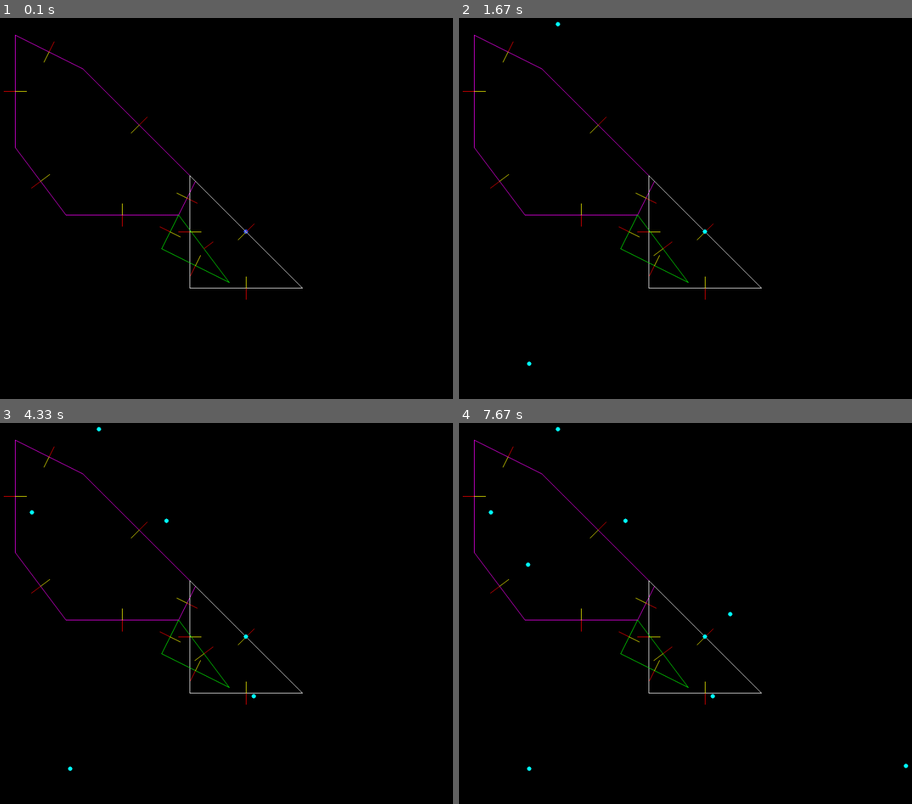
Above: before the commit, frames 1-4 (two rows, left to right).
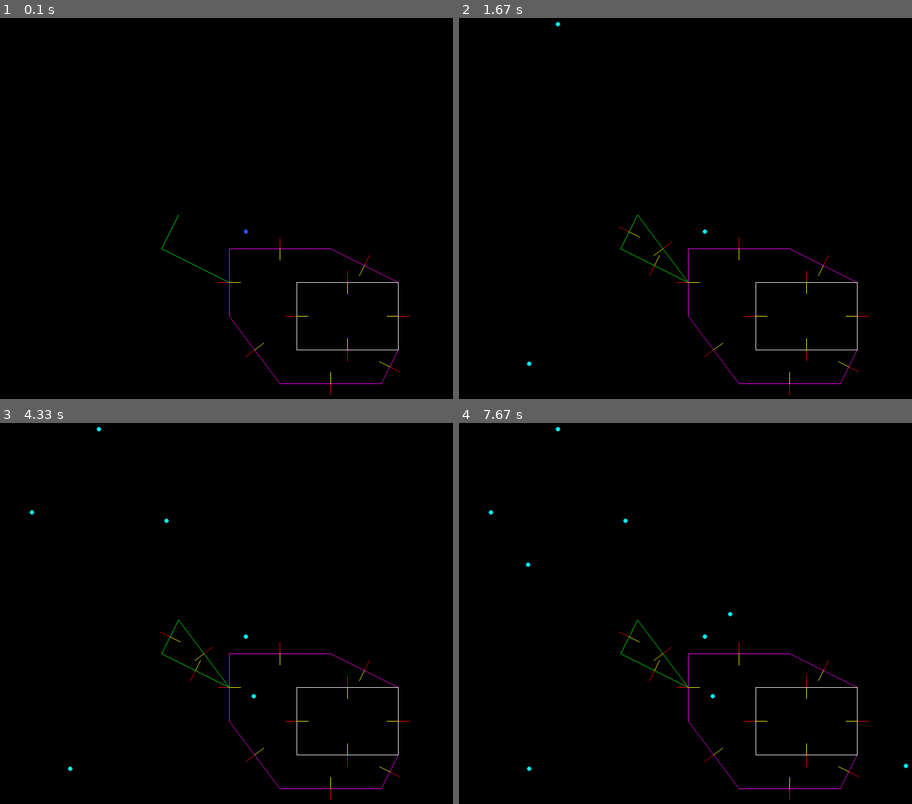
Above: after the commit, the same moments.

Repository: DoYouEvenStackSmash/planning-algorithms-exercises
Game: pygame game, started from src/ch4/c_space_planning_project/primitive_sketch.py
The game is run twice, just before and just after one commit, with the same random seed, the same clock (stepped at 60 frames per second) and the same inputs.
Inputs (mouse positions are in pixels of both pictures, inside the frame that each line leads up to):
- Up to frame 1 (0.1 s): no input
- Up to frame 2 (1.67 s): click (703, 231) at 0.38 s; click (526, 364) at 0.78 s; click (558, 21) at 1.27 s; move the mouse to (712, 292) at 1.63 s
- Up to frame 3 (4.33 s): click (253, 697) at 1.97 s; move the mouse to (167, 522) at 2.43 s; click (167, 522) at 2.82 s; move the mouse to (31, 510) at 3.33 s; click (31, 510) at 3.77 s
- Up to frame 4 (7.67 s): move the mouse to (526, 563) at 4.33 s; click (526, 563) at 4.8 s; move the mouse to (730, 613) at 5.4 s; click (730, 613) at 5.88 s; move the mouse to (907, 765) at 6.5 s; click (907, 765) at 7 s; move the mouse to (581, 533) at 7.63 s

The runs differ from the first frame. In frame 1, 1.1% of the frame differs, in the area x 0-91%, y 4-100%; in frame 2, 1.0%; in frame 3, 1.0%; in frame 4, 1.0%.

Commit message:
breaking apart primitive_sketch.py, created render file, added construction to half_plane, added polygon stuff to polygon_support

Diff:
--- a/src/ch4/c_space_planning_project/half_plane.py
+++ b/src/ch4/c_space_planning_project/half_plane.py
@@ -92,3 +92,23 @@
         f = 1
 
     return f
+
+
+def create_edge(world_origin, ray_origin, ray_target):
+  # x0,y0 = world_origin.get_point()
+
+  x1,y1 = ray_origin.get_point()
+  x2,y2 = ray_target.get_point()
+  # placeholder for global origin
+  # y2 + (y0 - y1) - y0 = y2 - y1
+  # x2 + (x0 - x1) - x0 = x2 - x1
+
+  rad_theta = np.arctan2(y2 - y1, x2 - x1)
+
+  dist = np.sqrt(np.square(x2 - x1) + np.square(y2 - y1))
+  return Line(Point(x1,y1),dist, rad_theta)
+
+def get_single_edge(o, pt1, pt2):
+  l = create_edge(o,pt1,pt2)
+  hp = HalfPlane(l)
+  return hp
--- a/src/ch4/c_space_planning_project/polygon_support.py
+++ b/src/ch4/c_space_planning_project/polygon_support.py
@@ -125,3 +125,18 @@
       edgelist.append(hold)
       hold = hold.m_next
     return edgelist
+
+def points_to_polygon(origin, point_list):
+  o = Point(origin[0], origin[1])
+  edge_list = []
+  for i in range(1,len(point_list)):
+    h = get_single_edge(o,point_list[i - 1], point_list[i])
+    edge_list.append(Edge(h))
+  h = get_single_edge(o,point_list[-1], point_list[0])
+  edge_list.append(Edge(h))
+  for i in range(1,len(edge_list)):
+    edge_list[i - 1].m_next = edge_list[i]
+  edge_list[-1].m_next = edge_list[0]
+  p = Polygon()
+  p.half_planes_head = edge_list[0]
+  return p
--- a/src/ch4/c_space_planning_project/primitive_sketch.py
+++ b/src/ch4/c_space_planning_project/primitive_sketch.py
@@ -25,9 +25,10 @@
 import numpy as np
 import sys
 import time
-from coord_conv import create_edge
+# from coord_conv import create_edge
 from half_plane import *
 from polygon_support import *
+from render_support import *
 
 
 colors = {
@@ -44,28 +45,28 @@
 def create_display(width, height):
   return pygame.display.set_mode((width, height))
 
-def draw_polygon(screen, point_set, color = (0,0,0)):
-  pygame.draw.polygon(screen, color, point_set, width = 1)
-  pygame.display.update()
-
-def draw_dot(screen, point, color = (0,0,0)):
-  pygame.draw.circle(screen, color, point, 4 , 4)
-  pygame.display.update()
-
-def draw_line(screen, point_set, color = (0,0,0)):
-  s,e = point_set
-  pygame.draw.aaline(screen, color, s, e)
-  pygame.display.update()
-
-def frame_draw_line(screen, point_set, color = (0,0,0)):
-  s,e = point_set
-  pygame.draw.aaline(screen, color, s, e)
-
-
-def get_single_edge(o, pt1, pt2):
-  l = create_edge(o,pt1,pt2)
-  hp = HalfPlane(l)
-  return hp
+# def draw_polygon(screen, point_set, color = (0,0,0)):
+#   pygame.draw.polygon(screen, color, point_set, width = 1)
+#   pygame.display.update()
+
+# def draw_dot(screen, point, color = (0,0,0)):
+#   pygame.draw.circle(screen, color, point, 4 , 4)
+#   pygame.display.update()
+
+# def draw_line(screen, point_set, color = (0,0,0)):
+#   s,e = point_set
+#   pygame.draw.aaline(screen, color, s, e)
+#   pygame.display.update()
+
+# def frame_draw_line(screen, point_set, color = (0,0,0)):
+#   s,e = point_set
+#   pygame.draw.aaline(screen, color, s, e)
+
+
+# def get_single_edge(o, pt1, pt2):
+#   l = create_edge(o,pt1,pt2)
+#   hp = HalfPlane(l)
+#   return hp
 
 
 def test_single_down_left_edge(w = 0, h = 0):
@@ -175,20 +176,20 @@
   p.half_planes_head = e1
   return p
 
-def points_to_polygon(origin, point_list):
-  o = Point(origin[0], origin[1])
-  edge_list = []
-  for i in range(1,len(point_list)):
-    h = get_single_edge(o,point_list[i - 1], point_list[i])
-    edge_list.append(Edge(h))
-  h = get_single_edge(o,point_list[-1], point_list[0])
-  edge_list.append(Edge(h))
-  for i in range(1,len(edge_list)):
-    edge_list[i - 1].m_next = edge_list[i]
-  edge_list[-1].m_next = edge_list[0]
-  p = Polygon()
-  p.half_planes_head = edge_list[0]
-  return p
+# def points_to_polygon(origin, point_list):
+#   o = Point(origin[0], origin[1])
+#   edge_list = []
+#   for i in range(1,len(point_list)):
+#     h = get_single_edge(o,point_list[i - 1], point_list[i])
+#     edge_list.append(Edge(h))
+#   h = get_single_edge(o,point_list[-1], point_list[0])
+#   edge_list.append(Edge(h))
+#   for i in range(1,len(edge_list)):
+#     edge_list[i - 1].m_next = edge_list[i]
+#   edge_list[-1].m_next = edge_list[0]
+#   p = Polygon()
+#   p.half_planes_head = edge_list[0]
+#   return p
 
 def display_in_vectors(screen, polygon = None):
   x = polygon.get_in_vec_segments()
@@ -391,66 +392,9 @@
   lshift = 1
   ctrl = 64
 
-  # origin = [w/2,h/2]
-  # o = Point(origin[0], origin[1])
   screen = create_display(w,h)
-  # hp = test_single_up_left_edge(w,h)
-
-  # x1 -> x2
-  # hp = test_single_right_cross_edge(w,h)
-  # hp = test_single_down_left_edge(w,h)
-  # p = test_right_triangle_polygon(w,h)
-  # triangle_robot(screen)
-  triangle_obstacle(screen)
-  # draw_dot(screen, (500,500), colors["indigo"])
-  # p = test_offset_triangle_polygon(w,h)
-  # rectangle_p = test_rectangular_polygon(w,h)
-  # offset_triangle_p = test_offset_triangle_polygon(w,h)
-  # edge_list = []
-  # # obs_el = rectangle_p.get_edge_list()
-  # # rob_el = offset_triangle_p.get_edge_list()
-  # add_robot_vectors(offset_triangle_p, edge_list)
-  # add_obstacle_vectors(rectangle_p, edge_list)
-  # print(len(edge_list))
-  # # sel = tuples (Edge, radian key)
-  # sorted_edge_tuple_list = sort_edge_vectors(edge_list)
-  # e,r = sorted_edge_tuple_list[0]
-  # print(f"first_edge\t{r.get_rad_angle()}")
-  # x1,y1 = e.H.line.get_endpoint()
-  # first_point = Point(x1,y1)
-  # print(f"first point\t{first_point.get_point()}")
-  # point_list = [first_point]
-  # c = 1
-  # for i,j in sorted_edge_tuple_list[1:]:
-  #   edge_object = i
-  #   norm_v = j
-  #   rad_angle = solve_cross_angle(norm_v.get_rad_angle())
-
-  #   print(norm_v.get_rad_angle())
-  #   length = i.H.line.get_length()
-  #   # print(length)
-  #   # print(rad_angle * 180 / np.pi)
-  #   point_list.append(compute_end_point(point_list[-1].get_point(),length, rad_angle))
-  #   print(f"pt {c}:\t{point_list[-1].get_point()}")
-  #   c+=1
-  #   # point_list.append(compute_end_point(point_list[-1].get_point(),length, rad_angle))
-
-  # c_obs = points_to_polygon((500,500),point_list)
-  # display_polygon_attr(screen,c_obs,colors["magenta"])
-  # display_polygon_attr(screen, rectangle_p, colors["white"])
-  # display_polygon_attr(screen, offset_triangle_p, colors["green"])
-    # print(conv_func(j.get_rad_angle()))
-
-    # print(i.H.line.get_length())
-    # draw_line(screen, i.H.line.get_segment(),colors["white"])
-    # time.sleep(1)
-
-  # display_polygon_attr(screen, rectangle_p)
-  # display_polygon_attr(screen, offset_triangle_p, colors["green"])
-  # display_polygon_edges(screen, p)
-  # display_out_vectors(screen, p)
-  # display_in_vectors(screen, p)
-  # polygon_pygame_loop(screen, offset_triangle_p)
+
+  triangle_robot(screen)
 
 
 main()
--- /dev/null
+++ b/src/ch4/c_space_planning_project/render_support.py
@@ -0,0 +1,21 @@
+#!/usr/bin/python3
+
+import pygame
+
+# class DrawingFunctions:
+def draw_polygon(screen, point_set, color = (0,0,0)):
+  pygame.draw.polygon(screen, color, point_set, width = 1)
+  pygame.display.update()
+
+def draw_dot(screen, point, color = (0,0,0)):
+  pygame.draw.circle(screen, color, point, 4 , 4)
+  pygame.display.update()
+
+def draw_line(screen, point_set, color = (0,0,0)):
+  s,e = point_set
+  pygame.draw.aaline(screen, color, s, e)
+  pygame.display.update()
+
+def frame_draw_line(screen, point_set, color = (0,0,0)):
+  s,e = point_set
+  pygame.draw.aaline(screen, color, s, e)
